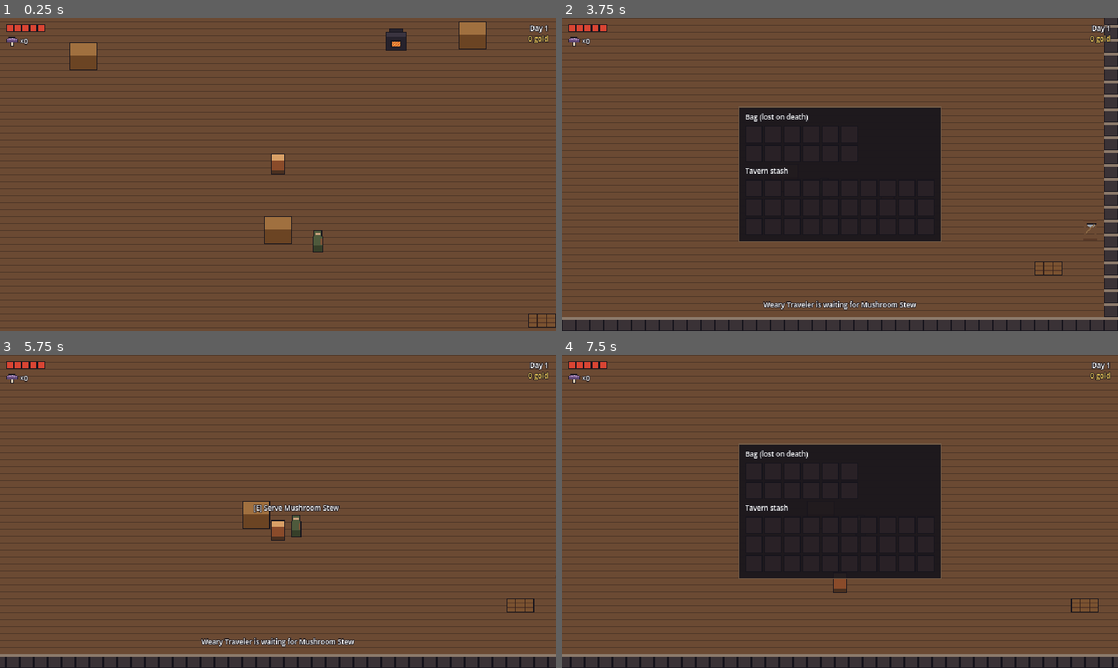
Above: before the commit, frames 1-4 (two rows, left to right).
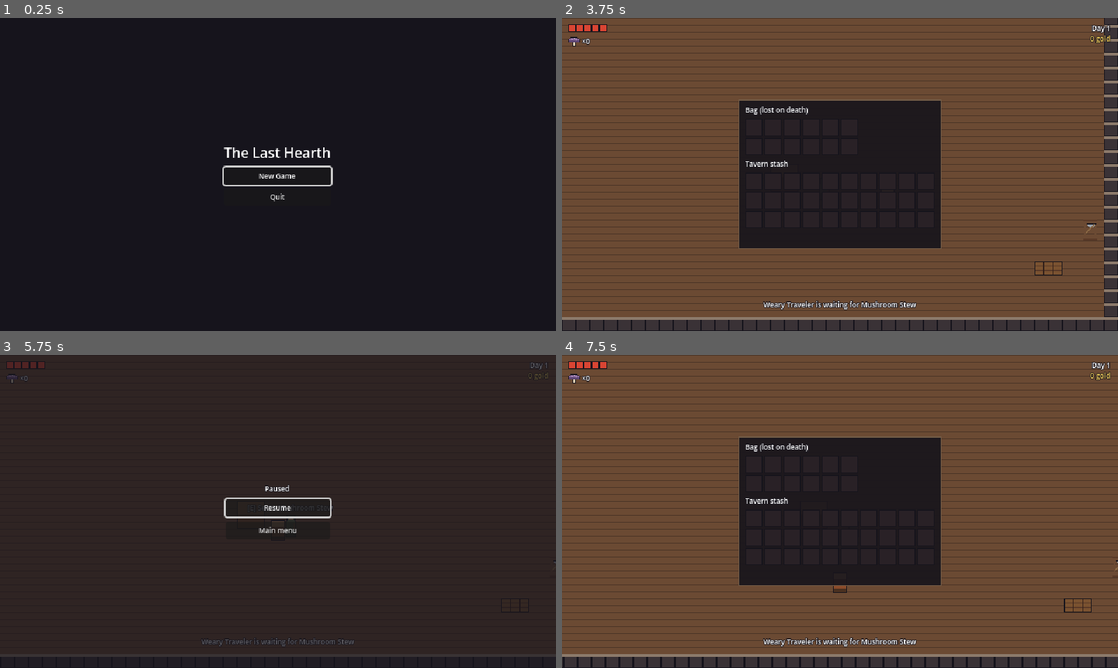
Above: after the commit, the same moments.

Repository: Nahidacute2710/TheLastHearth
Game: Godot game, scene res://scenes/main/main.tscn
Same seed, same stepped clock (60 frames per second), same inputs: the game is played once before the commit and once after it.
Inputs (mouse positions are in pixels of both pictures, inside the frame that each line leads up to):
- Up to frame 1 (0.25 s): no input
- Up to frame 2 (3.75 s): click (840, 177) at 0.5 s, where only the run after the commit has a clickable "New Game"; tap Enter at 1.25 s; move the mouse to (962, 158) at 1.27 s; press the mouse at (962, 158) at 1.28 s; hold D (movement_right) 1.28-2.03 s; move the mouse to (728, 190) at 2.02 s; release the mouse at (728, 190) at 2.03 s; hold S (movement_down) 2.03-2.78 s; tap Space (dodge) at 2.1 s; click (728, 190) at 2.17 s; move the mouse to (895, 105) at 2.77 s; hold D (movement_right) 2.78-3.53 s; hold E (interact) 2.78-3.53 s; click (895, 105) at 2.92 s; move the mouse to (812, 237) at 3.52 s; hold W (movement_up) from 3.53 s (still down); tap I at 3.6 s; click (812, 237) at 3.67 s
- Up to frame 3 (5.75 s): tap Space (dodge) at 4.25, 5.1 s; move the mouse to (444, 558) at 4.27 s; release W (movement_up) at 4.28 s; press the mouse at (444, 558) at 4.28 s; hold A (movement_left) from 4.28 s (still down); tap Tab (inventory) at 4.9 s; move the mouse to (111, 464) at 5.02 s; release the mouse at (111, 464) at 5.03 s; click (111, 464) at 5.17 s; tap Escape (pause) at 5.65 s
- Up to frame 4 (7.5 s): release A (movement_left) at 5.75 s; click (840, 508) at 5.75 s, where only the run after the commit has a clickable "Resume"; move the mouse to (867, 511) at 6.52 s; hold S (movement_down) 6.53-7.28 s; hold E (interact) 6.53-7.28 s; click (867, 511) at 6.67 s; move the mouse to (756, 433) at 7.27 s; hold D (movement_right) from 7.28 s (still down); tap I at 7.35 s; click (756, 433) at 7.42 s

The runs differ from the first frame. In frame 1, 100% of the frame differs, in the area x 0-100%, y 0-100%; in frame 2, 2.0%; in frame 3, 99%; in frame 4, 3.6%.

Commit message:
feat(ui): main menu, pause menu and autosave
- Main menu: Continue (valid save only), New Game with overwrite confirm, Quit
- One-line save error on the menu; new game writes a fresh save
- Esc pause menu (Resume / Main menu); inventory closes first on Esc
- Back to menu saves only in the tavern; SceneRouter.unload()
- Inventory slots show the item name on hover or click; debug Shift+F9 deletes the save

Co-Authored-By: Claude Opus 5.5 <noreply@anthropic.com>
Claude-Session: https://claude.ai/code/session_01FpMZkMPH9x2XWYNUcd4vQ7

Diff:
--- a/the-last-hearth/localization/translations.csv
+++ b/the-last-hearth/localization/translations.csv
@@ -22,3 +22,13 @@
 TOAST_STASH_FULL,The stash is full,Kho đã đầy
 MENU_ERROR_SAVE_CORRUPT,The save file could not be read. A copy was kept as .bak.,Không đọc được file lưu. Đã giữ bản sao .bak.
 MENU_ERROR_SAVE_VERSION,The save file is from an unknown version. A copy was kept as .bak.,File lưu thuộc phiên bản không rõ. Đã giữ bản sao .bak.
+GAME_TITLE,The Last Hearth,The Last Hearth
+MENU_CONTINUE,Continue,Tiếp tục
+MENU_NEW_GAME,New Game,Chơi mới
+MENU_QUIT,Quit,Thoát
+MENU_CONFIRM_OVERWRITE,Start a new game? The current save will be overwritten.,Chơi mới? File lưu hiện tại sẽ bị ghi đè.
+MENU_YES,Yes,Có
+MENU_NO,No,Không
+PAUSE_TITLE,Paused,Tạm dừng
+PAUSE_RESUME,Resume,Tiếp tục
+PAUSE_MAIN_MENU,Main menu,Về menu chính
--- a/the-last-hearth/scenes/main/debug_tools.gd
+++ b/the-last-hearth/scenes/main/debug_tools.gd
@@ -3,6 +3,7 @@
 ## F1: toggle EN/VI · F2: go to the mine · F3: go to the tavern
 ## F4: heal to full · F9: kill the player · F10: spawn a Hollow Miner next to the player · F11: toggle god mode
 ## Shift+F1: +5 Cave Mushroom in the bag · Shift+F2: +5 in the stash · Shift+F3: next day · Shift+F4: +50 gold
+## Shift+F9: delete the save file
 
 const MINER_SCENE: PackedScene = preload("res://scenes/enemies/hollow_miner.tscn")
 const SPAWN_OFFSET: Vector2 = Vector2(40.0, 0.0)
@@ -64,6 +65,9 @@
 			GameState.advance_day()
 		KEY_F4:
 			GameState.add_gold(DEBUG_GOLD_AMOUNT)
+		KEY_F9:
+			SaveManager.delete_save()
+			print("Debug: save deleted (%s)" % SaveManager.get_save_path())
 
 
 func _get_player() -> Player:
--- a/the-last-hearth/scenes/main/main.gd
+++ b/the-last-hearth/scenes/main/main.gd
@@ -1,8 +1,46 @@
 extends Node
 ## Boot scene root. Lives for the whole game; SceneRouter swaps levels inside LevelRoot.
+## Starts on the main menu. New Game / Continue load the tavern; the pause menu can return here.
 
 @onready var _level_root: Node2D = %LevelRoot
+@onready var _main_menu: MainMenu = %MainMenu
+@onready var _pause_menu: PauseMenu = %PauseMenu
 
 
 func _ready() -> void:
+	_main_menu.continue_requested.connect(continue_game)
+	_main_menu.new_game_requested.connect(start_new_game)
+	_main_menu.quit_requested.connect(_on_quit_requested)
+	_pause_menu.main_menu_requested.connect(return_to_menu)
+	SaveManager.apply_saved_locale()
+	_main_menu.open()
+
+
+## Fresh session in the tavern. Overwrites the save right away (the menu asked first).
+func start_new_game() -> void:
+	GameState.reset_session()
+	_main_menu.close()
 	SceneRouter.start(_level_root, SceneRouter.TAVERN)
+	SaveManager.save_game()
+
+
+## Loads the save and enters the tavern at its spawn point. Back to the menu (with the error) on failure.
+func continue_game() -> void:
+	if SaveManager.load_game() != SaveManager.LoadResult.OK:
+		_main_menu.open()
+		return
+	_main_menu.close()
+	SceneRouter.start(_level_root, SceneRouter.TAVERN)
+
+
+## From the pause menu. Saves only in the tavern; leaving from the mine loses the run.
+func return_to_menu() -> void:
+	get_tree().paused = false
+	if SceneRouter.current_level_id == SceneRouter.TAVERN:
+		SaveManager.save_game()
+	SceneRouter.unload()
+	_main_menu.open()
+
+
+func _on_quit_requested() -> void:
+	get_tree().quit()
--- a/the-last-hearth/scenes/main/main.tscn
+++ b/the-last-hearth/scenes/main/main.tscn
@@ -7,6 +7,8 @@
 [ext_resource type="PackedScene" path="res://scenes/ui/toast.tscn" id="5_toast"]
 [ext_resource type="PackedScene" path="res://scenes/ui/inventory_panel.tscn" id="6_inventory"]
 [ext_resource type="PackedScene" path="res://scenes/ui/day_gold_display.tscn" id="7_daygold"]
+[ext_resource type="PackedScene" path="res://scenes/ui/pause_menu.tscn" id="8_pause"]
+[ext_resource type="PackedScene" path="res://scenes/ui/main_menu.tscn" id="9_menu"]
 
 [node name="Main" type="Node"]
 script = ExtResource("1_script")
@@ -28,5 +30,11 @@
 
 [node name="InventoryPanel" parent="UILayer" instance=ExtResource("6_inventory")]
 
+[node name="PauseMenu" parent="UILayer" instance=ExtResource("8_pause")]
+unique_name_in_owner = true
+
+[node name="MainMenu" parent="UILayer" instance=ExtResource("9_menu")]
+unique_name_in_owner = true
+
 [node name="DebugTools" type="Node" parent="."]
 script = ExtResource("3_debug")
--- a/the-last-hearth/scenes/ui/inventory_panel.gd
+++ b/the-last-hearth/scenes/ui/inventory_panel.gd
@@ -2,6 +2,7 @@
 ## Bag + tavern stash panel. The `inventory` action (Tab, I) opens and closes it; `pause` (Esc) closes it.
 ## The world is paused while it is open. Input is read in _input and marked handled, so Tab never
 ## reaches GUI focus navigation (TECH-006). No control in the panel can take focus.
+## Hovering or clicking a slot shows the item name below the grids.
 
 const SLOT_SIZE: Vector2 = Vector2(20.0, 20.0)
 const SLOT_COLOR: Color = Color(0.16, 0.13, 0.15)
@@ -11,6 +12,10 @@
 
 @onready var _bag_grid: GridContainer = %BagGrid
 @onready var _stash_grid: GridContainer = %StashGrid
+@onready var _item_name: Label = %ItemName
+
+var _selected_name_key: StringName = &""
+var _slot_name_keys: Dictionary[Control, StringName] = {}
 
 
 func _ready() -> void:
@@ -25,7 +30,7 @@
 		get_viewport().set_input_as_handled()
 		if visible:
 			close()
-		elif not SceneRouter.is_transitioning():
+		elif SceneRouter.get_current_level() != null and not SceneRouter.is_transitioning() and not get_tree().paused:
 			open()
 	elif visible and event.is_action_pressed(&"pause"):
 		get_viewport().set_input_as_handled()
@@ -34,6 +39,8 @@
 
 func open() -> void:
 	_refresh()
+	_selected_name_key = &""
+	_show_name(&"")
 	show()
 	get_tree().paused = true
 
@@ -74,17 +81,20 @@
 		if i < stacks.size():
 			icon.texture = stacks[i].item.icon
 			count.text = str(stacks[i].count) if stacks[i].count > 1 or stacks[i].item.max_stack > 1 else ""
-			slot.tooltip_text = stacks[i].item.name_key
+			_slot_name_keys[slot] = stacks[i].item.name_key
 		else:
 			icon.texture = null
 			count.text = ""
-			slot.tooltip_text = ""
+			_slot_name_keys[slot] = &""
 
 
 func _make_slot() -> Control:
 	var slot: Panel = Panel.new()
 	slot.custom_minimum_size = SLOT_SIZE
 	slot.focus_mode = Control.FOCUS_NONE
+	slot.mouse_entered.connect(_on_slot_hovered.bind(slot))
+	slot.mouse_exited.connect(_on_slot_unhovered)
+	slot.gui_input.connect(_on_slot_gui_input.bind(slot))
 	var style: StyleBoxFlat = StyleBoxFlat.new()
 	style.bg_color = SLOT_COLOR
 	style.border_color = SLOT_BORDER
@@ -106,3 +116,41 @@
 	count.mouse_filter = Control.MOUSE_FILTER_IGNORE
 	slot.add_child(count)
 	return slot
+
+
+func get_item_name_text() -> String:
+	return _item_name.text
+
+
+## Shows the item name of a slot (index in the grid). which = &"bag" or &"stash". Used by tests.
+func hover_slot(which: StringName, index: int) -> void:
+	var grid: GridContainer = _bag_grid if which == &"bag" else _stash_grid
+	_on_slot_hovered(grid.get_child(index) as Control)
+
+
+func select_slot(which: StringName, index: int) -> void:
+	var grid: GridContainer = _bag_grid if which == &"bag" else _stash_grid
+	_select(grid.get_child(index) as Control)
+
+
+func _on_slot_hovered(slot: Control) -> void:
+	_show_name(_slot_name_keys.get(slot, &""))
+
+
+func _on_slot_unhovered() -> void:
+	_show_name(_selected_name_key)
+
+
+func _on_slot_gui_input(event: InputEvent, slot: Control) -> void:
+	var click: InputEventMouseButton = event as InputEventMouseButton
+	if click != null and click.pressed and click.button_index == MOUSE_BUTTON_LEFT:
+		_select(slot)
+
+
+func _select(slot: Control) -> void:
+	_selected_name_key = _slot_name_keys.get(slot, &"")
+	_show_name(_selected_name_key)
+
+
+func _show_name(name_key: StringName) -> void:
+	_item_name.text = tr(name_key) if name_key != &"" else ""
--- a/the-last-hearth/scenes/ui/inventory_panel.tscn
+++ b/the-last-hearth/scenes/ui/inventory_panel.tscn
@@ -75,3 +75,10 @@
 theme_override_constants/h_separation = 2
 theme_override_constants/v_separation = 2
 columns = 10
+
+[node name="ItemName" type="Label" parent="Center/Frame/Rows"]
+unique_name_in_owner = true
+custom_minimum_size = Vector2(0, 12)
+layout_mode = 2
+auto_translate_mode = 2
+label_settings = SubResource("LabelSettings_title")
--- /dev/null
+++ b/the-last-hearth/scenes/ui/main_menu.gd
@@ -0,0 +1,71 @@
+class_name MainMenu
+extends Control
+## Main menu: Continue (only with a valid save), New Game (asks before overwriting), Quit.
+## Shows one line when the save could not be read. All text is translation keys.
+
+signal continue_requested
+signal new_game_requested
+signal quit_requested
+
+@onready var _continue_button: Button = %ContinueButton
+@onready var _new_game_button: Button = %NewGameButton
+@onready var _quit_button: Button = %QuitButton
+@onready var _error_label: Label = %ErrorLabel
+@onready var _buttons: Control = %Buttons
+@onready var _confirm: Control = %Confirm
+@onready var _confirm_yes: Button = %ConfirmYes
+@onready var _confirm_no: Button = %ConfirmNo
+
+
+func _ready() -> void:
+	_continue_button.pressed.connect(_on_continue_pressed)
+	_new_game_button.pressed.connect(_on_new_game_pressed)
+	_quit_button.pressed.connect(func() -> void: quit_requested.emit())
+	_confirm_yes.pressed.connect(_on_confirm_yes)
+	_confirm_no.pressed.connect(_close_confirm)
+
+
+## Re-checks the save (a bad file is moved to .bak here) and shows the menu.
+func open() -> void:
+	var has_valid_save: bool = SaveManager.check_save()
+	_continue_button.visible = has_valid_save
+	_error_label.text = String(SaveManager.last_error_key)
+	_error_label.visible = SaveManager.last_error_key != &""
+	_close_confirm()
+	show()
+	(_continue_button if has_valid_save else _new_game_button).grab_focus()
+
+
+func close() -> void:
+	hide()
+
+
+func is_open() -> bool:
+	return visible
+
+
+func is_confirm_open() -> bool:
+	return _confirm.visible
+
+
+func _on_continue_pressed() -> void:
+	continue_requested.emit()
+
+
+func _on_new_game_pressed() -> void:
+	if SaveManager.has_save_file():
+		_buttons.hide()
+		_confirm.show()
+		_confirm_no.grab_focus()
+	else:
+		new_game_requested.emit()
+
+
+func _on_confirm_yes() -> void:
+	_close_confirm()
+	new_game_requested.emit()
+
+
+func _close_confirm() -> void:
+	_confirm.hide()
+	_buttons.show()
--- /dev/null
+++ b/the-last-hearth/scenes/ui/main_menu.tscn
@@ -0,0 +1,121 @@
+[gd_scene format=3]
+
+[ext_resource type="Script" path="res://scenes/ui/main_menu.gd" id="1_script"]
+
+[sub_resource type="LabelSettings" id="LabelSettings_title"]
+font_size = 16
+outline_size = 4
+outline_color = Color(0.0862745, 0.0784314, 0.109804, 1)
+
+[sub_resource type="LabelSettings" id="LabelSettings_text"]
+font_size = 8
+outline_size = 3
+outline_color = Color(0.0862745, 0.0784314, 0.109804, 1)
+
+[sub_resource type="LabelSettings" id="LabelSettings_error"]
+font_size = 8
+font_color = Color(0.95, 0.45, 0.35, 1)
+outline_size = 3
+outline_color = Color(0.0862745, 0.0784314, 0.109804, 1)
+
+[node name="MainMenu" type="Control"]
+process_mode = 3
+layout_mode = 3
+anchors_preset = 15
+anchor_right = 1.0
+anchor_bottom = 1.0
+grow_horizontal = 2
+grow_vertical = 2
+script = ExtResource("1_script")
+
+[node name="Background" type="ColorRect" parent="."]
+layout_mode = 1
+anchors_preset = 15
+anchor_right = 1.0
+anchor_bottom = 1.0
+grow_horizontal = 2
+grow_vertical = 2
+color = Color(0.0862745, 0.0784314, 0.109804, 1)
+
+[node name="Center" type="CenterContainer" parent="."]
+layout_mode = 1
+anchors_preset = 15
+anchor_right = 1.0
+anchor_bottom = 1.0
+grow_horizontal = 2
+grow_vertical = 2
+
+[node name="Rows" type="VBoxContainer" parent="Center"]
+layout_mode = 2
+theme_override_constants/separation = 6
+
+[node name="Title" type="Label" parent="Center/Rows"]
+layout_mode = 2
+text = "GAME_TITLE"
+label_settings = SubResource("LabelSettings_title")
+horizontal_alignment = 1
+
+[node name="ErrorLabel" type="Label" parent="Center/Rows"]
+unique_name_in_owner = true
+custom_minimum_size = Vector2(300, 0)
+layout_mode = 2
+label_settings = SubResource("LabelSettings_error")
+horizontal_alignment = 1
+autowrap_mode = 3
+
+[node name="Buttons" type="VBoxContainer" parent="Center/Rows"]
+unique_name_in_owner = true
+layout_mode = 2
+alignment = 1
+
+[node name="ContinueButton" type="Button" parent="Center/Rows/Buttons"]
+unique_name_in_owner = true
+custom_minimum_size = Vector2(120, 0)
+layout_mode = 2
+theme_override_font_sizes/font_size = 8
+text = "MENU_CONTINUE"
+
+[node name="NewGameButton" type="Button" parent="Center/Rows/Buttons"]
+unique_name_in_owner = true
+custom_minimum_size = Vector2(120, 0)
+layout_mode = 2
+theme_override_font_sizes/font_size = 8
+text = "MENU_NEW_GAME"
+
+[node name="QuitButton" type="Button" parent="Center/Rows/Buttons"]
+unique_name_in_owner = true
+custom_minimum_size = Vector2(120, 0)
+layout_mode = 2
+theme_override_font_sizes/font_size = 8
+text = "MENU_QUIT"
+
+[node name="Confirm" type="VBoxContainer" parent="Center/Rows"]
+unique_name_in_owner = true
+visible = false
+layout_mode = 2
+
+[node name="ConfirmText" type="Label" parent="Center/Rows/Confirm"]
+custom_minimum_size = Vector2(300, 0)
+layout_mode = 2
+text = "MENU_CONFIRM_OVERWRITE"
+label_settings = SubResource("LabelSettings_text")
+horizontal_alignment = 1
+autowrap_mode = 3
+
+[node name="ConfirmButtons" type="HBoxContainer" parent="Center/Rows/Confirm"]
+layout_mode = 2
+alignment = 1
+
+[node name="ConfirmYes" type="Button" parent="Center/Rows/Confirm/ConfirmButtons"]
+unique_name_in_owner = true
+custom_minimum_size = Vector2(120, 0)
+layout_mode = 2
+theme_override_font_sizes/font_size = 8
+text = "MENU_YES"
+
+[node name="ConfirmNo" type="Button" parent="Center/Rows/Confirm/ConfirmButtons"]
+unique_name_in_owner = true
+custom_minimum_size = Vector2(120, 0)
+layout_mode = 2
+theme_override_font_sizes/font_size = 8
+text = "MENU_NO"
--- /dev/null
+++ b/the-last-hearth/scenes/ui/pause_menu.gd
@@ -0,0 +1,46 @@
+class_name PauseMenu
+extends Control
+## Esc pause menu: Resume / Back to main menu. Uses get_tree().paused; this node runs while paused.
+## Reads Esc in _unhandled_input, so an open inventory (which handles Esc in _input) closes first.
+
+signal main_menu_requested
+
+@onready var _resume_button: Button = %ResumeButton
+@onready var _main_menu_button: Button = %MainMenuButton
+
+
+func _ready() -> void:
+	hide()
+	_resume_button.pressed.connect(close)
+	_main_menu_button.pressed.connect(_on_main_menu_pressed)
+
+
+func _unhandled_input(event: InputEvent) -> void:
+	if not event.is_action_pressed(&"pause") or event.is_echo():
+		return
+	if visible:
+		get_viewport().set_input_as_handled()
+		close()
+	elif SceneRouter.get_current_level() != null and not SceneRouter.is_transitioning() and not get_tree().paused:
+		get_viewport().set_input_as_handled()
+		open()
+
+
+func open() -> void:
+	show()
+	get_tree().paused = true
+	_resume_button.grab_focus()
+
+
+func close() -> void:
+	hide()
+	get_tree().paused = false
+
+
+func is_open() -> bool:
+	return visible
+
+
+func _on_main_menu_pressed() -> void:
+	hide()
+	main_menu_requested.emit()
--- /dev/null
+++ b/the-last-hearth/scenes/ui/pause_menu.tscn
@@ -0,0 +1,70 @@
+[gd_scene format=3]
+
+[ext_resource type="Script" path="res://scenes/ui/pause_menu.gd" id="1_script"]
+
+[sub_resource type="LabelSettings" id="LabelSettings_title"]
+font_size = 16
+outline_size = 4
+outline_color = Color(0.0862745, 0.0784314, 0.109804, 1)
+
+[sub_resource type="LabelSettings" id="LabelSettings_text"]
+font_size = 8
+outline_size = 3
+outline_color = Color(0.0862745, 0.0784314, 0.109804, 1)
+
+[sub_resource type="LabelSettings" id="LabelSettings_error"]
+font_size = 8
+font_color = Color(0.95, 0.45, 0.35, 1)
+outline_size = 3
+outline_color = Color(0.0862745, 0.0784314, 0.109804, 1)
+
+[node name="PauseMenu" type="Control"]
+process_mode = 3
+layout_mode = 3
+anchors_preset = 15
+anchor_right = 1.0
+anchor_bottom = 1.0
+grow_horizontal = 2
+grow_vertical = 2
+script = ExtResource("1_script")
+
+[node name="Dim" type="ColorRect" parent="."]
+layout_mode = 1
+anchors_preset = 15
+anchor_right = 1.0
+anchor_bottom = 1.0
+grow_horizontal = 2
+grow_vertical = 2
+color = Color(0.0862745, 0.0784314, 0.109804, 0.7)
+
+[node name="Center" type="CenterContainer" parent="."]
+layout_mode = 1
+anchors_preset = 15
+anchor_right = 1.0
+anchor_bottom = 1.0
+grow_horizontal = 2
+grow_vertical = 2
+
+[node name="Rows" type="VBoxContainer" parent="Center"]
+layout_mode = 2
+theme_override_constants/separation = 6
+
+[node name="Title" type="Label" parent="Center/Rows"]
+layout_mode = 2
+text = "PAUSE_TITLE"
+label_settings = SubResource("LabelSettings_text")
+horizontal_alignment = 1
+
+[node name="ResumeButton" type="Button" parent="Center/Rows"]
+unique_name_in_owner = true
+custom_minimum_size = Vector2(120, 0)
+layout_mode = 2
+theme_override_font_sizes/font_size = 8
+text = "PAUSE_RESUME"
+
+[node name="MainMenuButton" type="Button" parent="Center/Rows"]
+unique_name_in_owner = true
+custom_minimum_size = Vector2(120, 0)
+layout_mode = 2
+theme_override_font_sizes/font_size = 8
+text = "PAUSE_MAIN_MENU"
--- a/the-last-hearth/scripts/core/scene_router.gd
+++ b/the-last-hearth/scripts/core/scene_router.gd
@@ -61,6 +61,17 @@
 	_is_transitioning = false
 
 
+## Removes the current level (back to the main menu).
+func unload() -> void:
+	if is_instance_valid(_current_level):
+		_current_level.get_parent().remove_child(_current_level)
+		_current_level.queue_free()
+	_current_level = null
+	current_level_id = &""
+	_is_transitioning = false
+	_fade_rect.modulate.a = 0.0
+
+
 func is_transitioning() -> bool:
 	return _is_transitioning
 
--- a/the-last-hearth/tests/test_case.gd
+++ b/the-last-hearth/tests/test_case.gd
@@ -26,6 +26,7 @@
 func after_each() -> void:
 	for action: StringName in _ACTIONS:
 		Input.action_release(action)
+	tree.paused = false
 	if main != null:
 		main.queue_free()
 		main = null
@@ -56,11 +57,20 @@
 		await tree.physics_frame
 
 
-## Boots Main (which loads the tavern) and waits for the fade-in to finish.
+## Boots Main, starts a new game (tavern) and waits for the fade-in to finish.
 func start_main() -> Node:
 	main = (load(MAIN_SCENE) as PackedScene).instantiate()
 	tree.root.add_child(main)
+	main.call("start_new_game")
 	await wait(0.4)
+	return main
+
+
+## Boots Main and stays on the main menu.
+func boot_to_menu() -> Node:
+	main = (load(MAIN_SCENE) as PackedScene).instantiate()
+	tree.root.add_child(main)
+	await tree.process_frame
 	return main
 
 
--- /dev/null
+++ b/the-last-hearth/tests/test_menus.gd
@@ -0,0 +1,154 @@
+extends "res://tests/test_case.gd"
+
+
+func _saves() -> Node:
+	return tree.root.get_node("SaveManager")
+
+
+func _menu() -> Node:
+	return main.find_child("MainMenu", true, false)
+
+
+func _pause() -> Node:
+	return main.find_child("PauseMenu", true, false)
+
+
+func _button(node_name: String) -> Button:
+	return _menu().find_child(node_name, true, false) as Button
+
+
+func _save_with_day(day: int) -> void:
+	var state: Node = tree.root.get_node("GameState")
+	state.call("reset_session")
+	state.set("day", day)
+	_saves().call("save_game")
+	state.call("reset_session")
+
+
+func _key(keycode: Key) -> void:
+	for pressed: bool in [true, false]:
+		var event: InputEventKey = InputEventKey.new()
+		event.keycode = keycode
+		event.physical_keycode = keycode
+		event.pressed = pressed
+		Input.parse_input_event(event)
+		await tree.process_frame
+
+
+func test_boot_without_save_shows_menu_without_continue() -> void:
+	await boot_to_menu()
+	check(_menu().call("is_open"), "main menu is shown at boot")
+	check(level() == null, "no level loaded behind the menu")
+	check(not _button("ContinueButton").visible, "Continue hidden without a save")
+	check(_button("NewGameButton").visible and _button("QuitButton").visible, "New Game and Quit shown")
+	_button("NewGameButton").pressed.emit()
+	await wait(0.4)
+	check(not _menu().call("is_open"), "menu closes")
+	check_eq(level().name, &"TavernMainHall", "new game starts in the tavern")
+	check(_saves().call("has_save_file"), "new game writes a save")
+
+
+func test_continue_loads_the_save() -> void:
+	_save_with_day(5)
+	await boot_to_menu()
+	check(_button("ContinueButton").visible, "Continue shown with a valid save")
+	_button("ContinueButton").pressed.emit()
+	await wait(0.4)
+	check_eq(level().name, &"TavernMainHall", "continue enters the tavern")
+	check_eq(tree.root.get_node("GameState").get("day"), 5, "day comes from the save")
+
+
+func test_corrupt_save_shows_error_and_allows_new_game() -> void:
+	write_save_text("{ broken")
+	await boot_to_menu()
+	var error: Label = _menu().find_child("ErrorLabel", true, false) as Label
+	check(error.visible, "error line visible")
+	check_eq(error.text, "MENU_ERROR_SAVE_CORRUPT", "error uses the translation key")
+	check(not _button("ContinueButton").visible, "no Continue for a corrupt save")
+	check(FileAccess.file_exists(_saves().call("get_backup_path")), ".bak kept")
+	_button("NewGameButton").pressed.emit()
+	await wait(0.4)
+	check(level() != null, "new game works after a corrupt save")
+
+
+func test_new_game_over_existing_save_asks_first() -> void:
+	_save_with_day(7)
+	await boot_to_menu()
+	_button("NewGameButton").pressed.emit()
+	check(_menu().call("is_confirm_open"), "asks before overwriting")
+	check(level() == null, "nothing started yet")
+	_button("ConfirmNo").pressed.emit()
+	check(not _menu().call("is_confirm_open"), "No closes the question")
+	check_eq(int(_saves().call("read_save")["data"]["game_state"]["day"]), 7, "save untouched after No")
+	_button("NewGameButton").pressed.emit()
+	_button("ConfirmYes").pressed.emit()
+	await wait(0.4)
+	check(level() != null, "Yes starts the new game")
+	check_eq(int(_saves().call("read_save")["data"]["game_state"]["day"]), 1, "save overwritten with day 1")
+
+
+func test_esc_pauses_and_resumes() -> void:
+	await start_main()
+	await _key(KEY_ESCAPE)
+	check(_pause().call("is_open"), "Esc opens the pause menu")
+	check(tree.paused, "game paused")
+	await _key(KEY_ESCAPE)
+	check(not _pause().call("is_open"), "Esc again resumes")
+	check(not tree.paused, "game resumed")
+
+
+func test_esc_closes_inventory_first() -> void:
+	await start_main()
+	await tap(&"inventory")
+	var panel: Node = main.find_child("InventoryPanel", true, false)
+	check(panel.call("is_open"), "inventory open")
+	await _key(KEY_ESCAPE)
+	check(not panel.call("is_open"), "first Esc closes the inventory")
+	check(not _pause().call("is_open"), "pause menu not opened by the same Esc")
+	await _key(KEY_ESCAPE)
+	check(_pause().call("is_open"), "second Esc opens the pause menu")
+	await tap(&"inventory")
+	check(not panel.call("is_open"), "inventory cannot open over the pause menu")
+
+
+func test_main_menu_from_mine_does_not_save() -> void:
+	await start_main()
+	var state: Node = tree.root.get_node("GameState")
+	router().call("go_to", &"dungeon", &"entrance")
+	await wait(0.8)
+	state.call("add_gold", 99)
+	_pause().call("open")
+	(_pause().find_child("MainMenuButton", true, false) as Button).pressed.emit()
+	await tree.process_frame
+	check(_menu().call("is_open"), "back on the main menu")
+	check(level() == null, "level unloaded")
+	check(not tree.paused, "not paused on the menu")
+	check_eq(int(_saves().call("read_save")["data"]["game_state"]["gold"]), 0, "nothing from the mine run was saved")
+	_button("ContinueButton").pressed.emit()
+	await wait(0.4)
+	check_eq(state.get("gold"), 0, "continue restores the last save")
+	check_eq(state.get("day"), 1, "day did not advance")
+
+
+func test_main_menu_from_tavern_saves() -> void:
+	await start_main()
+	tree.root.get_node("GameState").call("add_gold", 12)
+	_pause().call("open")
+	(_pause().find_child("MainMenuButton", true, false) as Button).pressed.emit()
+	await tree.process_frame
+	check_eq(int(_saves().call("read_save")["data"]["game_state"]["gold"]), 12, "leaving from the tavern saves")
+
+
+func test_inventory_slot_shows_item_name() -> void:
+	await start_main()
+	tree.root.get_node("GameState").get("stash").call("add", load("res://data/items/cave_mushroom.tres"), 3)
+	await tap(&"inventory")
+	var panel: Node = main.find_child("InventoryPanel", true, false)
+	check_eq(panel.call("get_item_name_text"), "", "no name before hovering")
+	panel.call("hover_slot", &"stash", 0)
+	check_eq(panel.call("get_item_name_text"), "Cave Mushroom", "hover shows the name")
+	panel.call("hover_slot", &"stash", 5)
+	check_eq(panel.call("get_item_name_text"), "", "empty slot shows nothing")
+	TranslationServer.set_locale("vi")
+	panel.call("select_slot", &"stash", 0)
+	check_eq(panel.call("get_item_name_text"), "Nấm Hang", "selected name is translated")
--- a/the-last-hearth/tests/test_save.gd
+++ b/the-last-hearth/tests/test_save.gd
@@ -80,6 +80,7 @@
 	var state: Node = _state()
 	router().call("go_to", &"dungeon", &"entrance")
 	await wait(0.8)
+	_saves().call("delete_save")
 	state.get("bag").call("add", load(MUSHROOM_PATH), 3)
 	tree.root.get_node("EventBus").emit_signal("autosave_requested")
 	check(not _saves().call("has_save_file"), "no autosave while in the mine")
Binary file changed: the-last-hearth/localization/translations.en.translation
Binary file changed: the-last-hearth/localization/translations.vi.translation
Not shown, added: the-last-hearth/scenes/ui/main_menu.gd.uid
Not shown, added: the-last-hearth/scenes/ui/pause_menu.gd.uid
Not shown, added: the-last-hearth/tests/test_menus.gd.uid
Not shown, changed: CHANGELOG.md
Not shown, changed: CLAUDE.md
Not shown, changed: the-last-hearth/docs/DECISION_LOG.md
Not shown, changed: the-last-hearth/docs/DEVELOPMENT_ROADMAP.md
